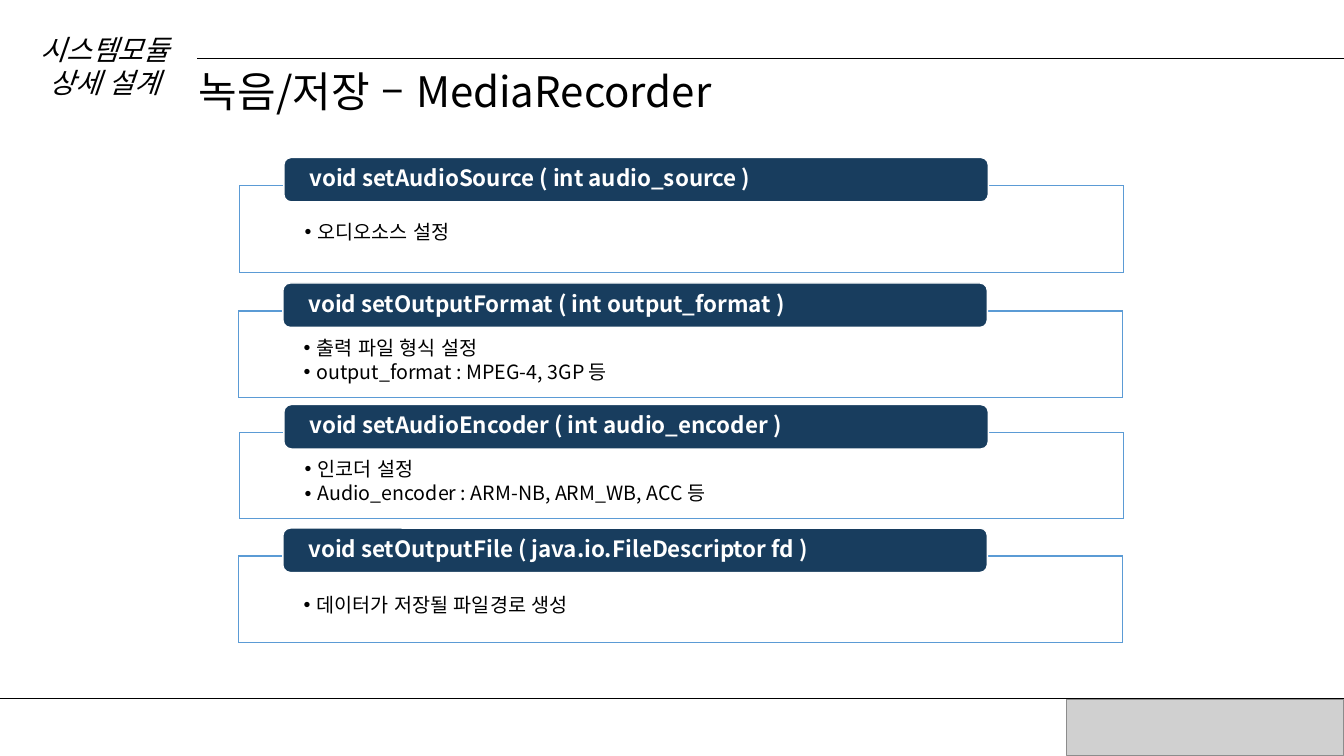
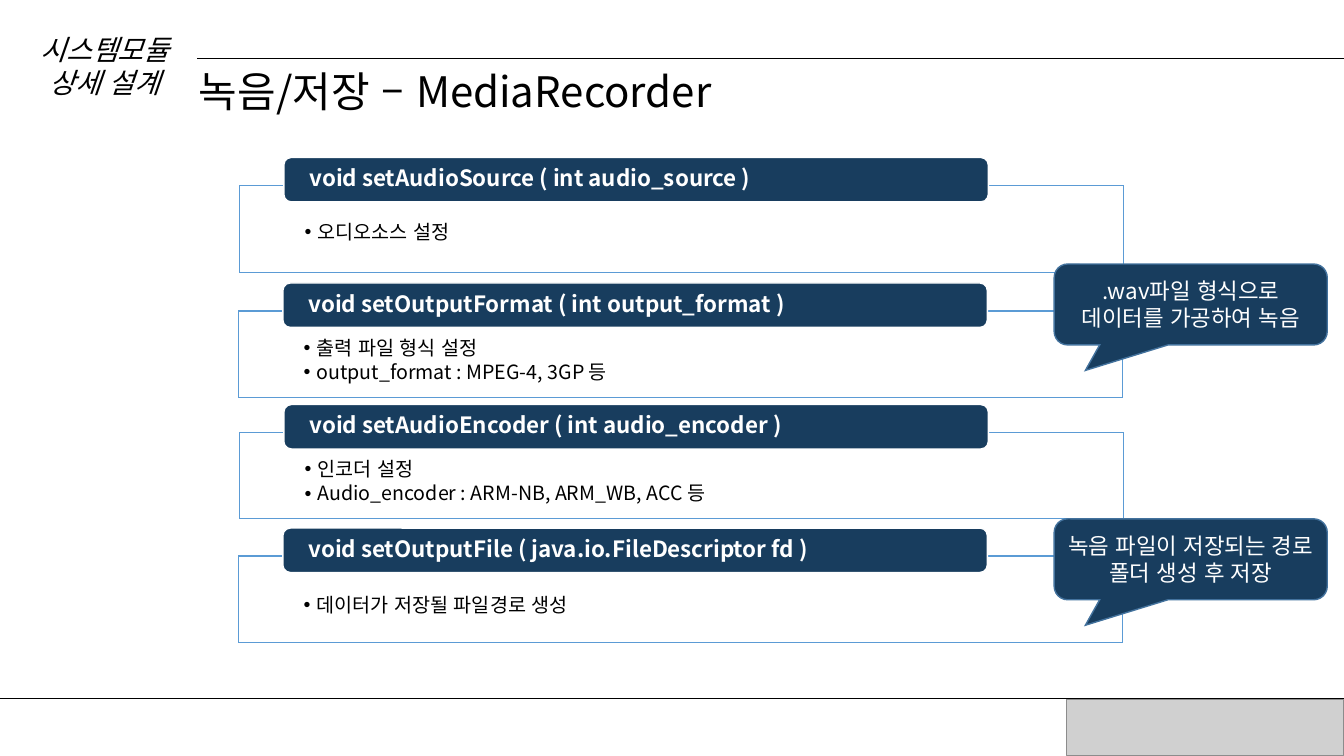
Before and after one commit to MaHyunMin/Capstone, a slide deck: slide 15 of 설계서4-9(마현민, 김무중).pptx (slide 13 before the commit). Drawn at 1344x756 pixels with LibreOffice and Linux fonts; fonts in the diff are those of the drawing; grey boxes stand for pictures. Boxes give left, top, right and bottom in pixels: in the first picture for what was removed or moved away, otherwise in the second. Text is boxed around its words. In the diff, an @@ line names an element or a change of style, - is before the commit and + after.

```diff
--- a/설계서4-9(마현민, 김무중).pptx
+++ b/설계서4-9(마현민, 김무중).pptx
@@ rounded speech box added at (1055,264,1328,345), fill #183D5E, outline #43739E 1 pt, 16 pt, text #FFFFFF @@
+.wav파일 형식으로 데이터를 가공하여 녹음
@@ rounded speech box added at (1055,519,1328,600), fill #183D5E, outline #43739E 1 pt, 16 pt, text #FFFFFF @@
+녹음 파일이 저장되는 경로 폴더 생성 후 저장
```
Also in this commit, not shown: 7 other slides changed, 4 slides added, 2 slides removed, 2 other files.
